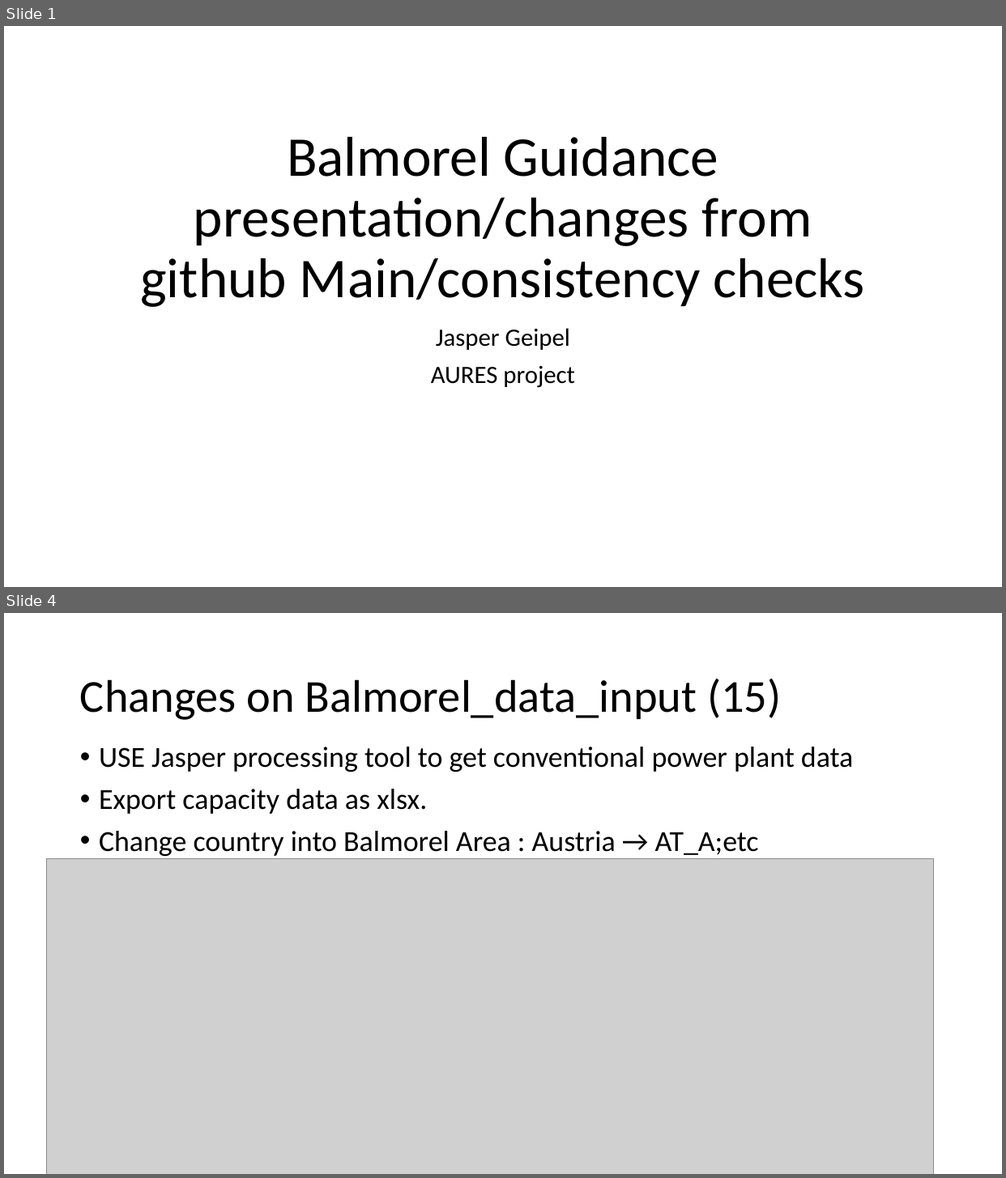
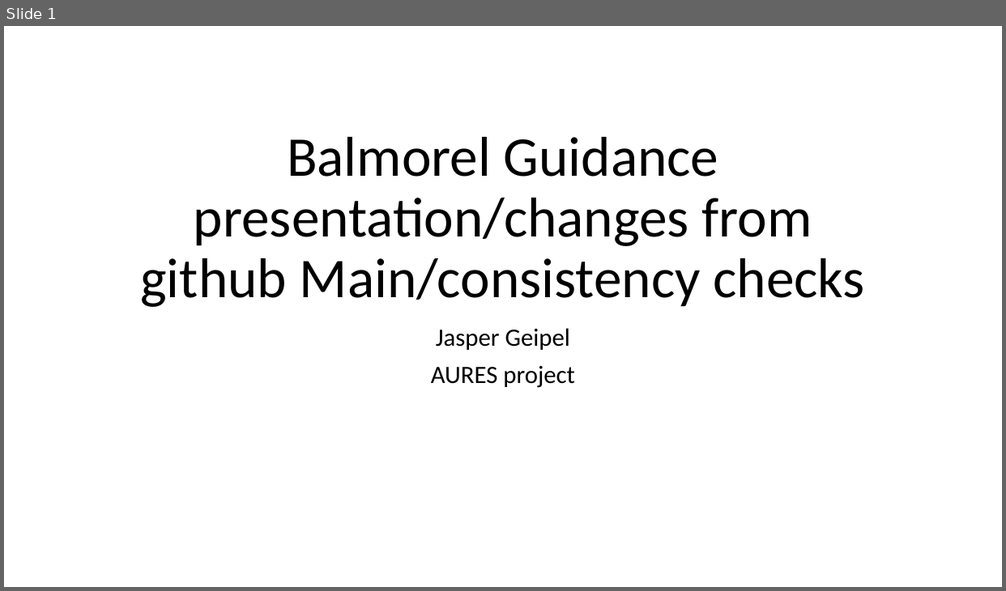
Before and after one commit to EEG-policy-modelling/EEG-Balmorel, a slide deck: Balmorel_guidance.pptx. Shown one above the other, each under a label of ours: slides 1 and 4 before the commit, slide 1 after it; the slides between them are not shown. The pictures are 1006x1178 and 1006x591 pixels, drawn with LibreOffice and Linux fonts; fonts in the diff are those of the drawing; grey boxes stand for pictures. Boxes give left, top, right and bottom in pixels: in the first picture for what was removed or moved away, otherwise in the second. Text is boxed around its words. In the diff, an @@ line names an element or a change of style, - is before the commit and + after.

Commit message:
AURES data update
updated flh except for hydro

```diff
--- a/Balmorel_guidance.pptx
+++ b/Balmorel_guidance.pptx
@@ slide 4 removed at (4, 613, 1002, 1174), background #FFFFFF @@
@@ title removed at (80, 679, 781, 720) @@
-Changes on Balmorel_data_input (15)
@@ text removed at (99, 747, 854, 856) @@
-• USE Jasper processing tool to get conventional power plant data
-• Export capacity data as xlsx.
-• Change country into Balmorel Area : Austria → AT_A;etc
@@ picture removed at (47, 859, 934, 1174) @@
```
Also in this commit, not shown: 5 slides changed, 4 slides added, 4 other files.
